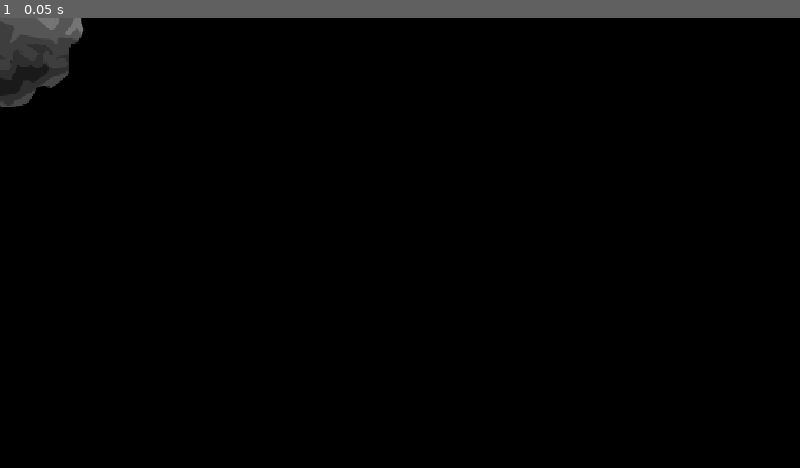
Above: before the commit, frame 1.
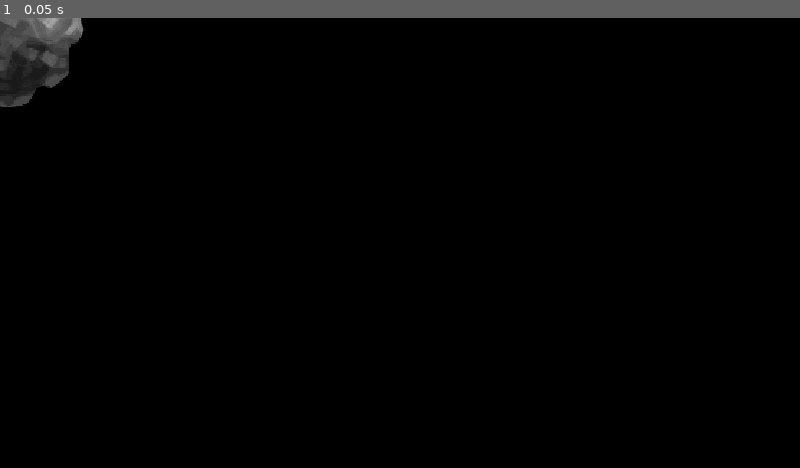
Above: after the commit, the same moment.

Repository: Proof-by-Combat/orbit-simulation
Game: Godot game, scene res://scenes/asteroid/asteroid.tscn
Same seed, same stepped clock (60 frames per second), same inputs: the game is played once before the commit and once after it. This scene is started directly instead of the project's main scene.
Inputs:
- Up to frame 1 (0.05 s): no input

The runs differ from the first frame. In frame 1, less than 0.1% of the frame differs, in the area x 1-10%, y 0-17%.

Commit message:
Asteroid splitting

Diff:
--- a/scenes/asteroid/asteroid.gd
+++ b/scenes/asteroid/asteroid.gd
@@ -1,14 +1,73 @@
 extends Attractee
 
+# TODO: Sometimes, it doesn't register that bullets hit (even tho it kills it)
+# TODO: Player shouldn't die by hitting a hazard moving away from them.
 class_name Asteroid
 
 var _angular_momentum: float = 0
+var _last_hit_angle: float = 0
 @onready var _sprite: Sprite2D = $"Sprite2D"
+
+const NUMBER_OF_OFFSPRING: int = 4
+const MAX_GENERATIONS: int = 3
+var generation: int = 0
+
+var max_health: float = 100
+@onready var health: float = max_health
+
+@onready var _explosion_scene: PackedScene = preload("uid://dcmp5jpyb5o1a")
+@onready var _asteroid_scene: PackedScene = preload("uid://78mw0o6fxyto")
 
 
 func simulate(delta: float) -> void:
 	_sprite.global_rotation += _angular_momentum * delta
 	super(delta)
+
+	if health <= 0:
+		_explode_and_die()
+
+
+func _split() -> void:
+	const AWAY_FORCE: float = 100
+	var away_distance: float = (_sprite.get_rect().size.x/4)
+	away_distance *= global_scale.x
+	var angle_offset: float = _last_hit_angle + (PI/2)
+
+	for i in range(NUMBER_OF_OFFSPRING):
+		var away_angle: float = (TAU / NUMBER_OF_OFFSPRING) * i
+		away_angle += angle_offset
+
+		var away := Vector2(cos(away_angle), sin(away_angle))
+		var away_normalized: Vector2 = away
+		away *= away_distance
+
+		var offspring: Asteroid = _asteroid_scene.instantiate()
+		offspring.global_position = global_position + away
+		offspring.global_scale = global_scale / 2
+		offspring.velocity = velocity + (away_normalized * AWAY_FORCE)
+		offspring.generation = generation + 1
+		offspring.max_health = max_health / 2
+
+		add_sibling(offspring)
+
+
+func _explode_and_die() -> void:
+	for i in range(5):
+		var half_size: Vector2 = _sprite.get_rect().size / 2
+		half_size *= global_scale
+
+		var explosion: OneShotParticle = _explosion_scene.instantiate()
+		explosion.global_position = global_position
+		explosion.global_position.x += randf_range(-half_size.x,half_size.x)
+		explosion.global_position.y += randf_range(-half_size.y,half_size.y)
+		explosion.scale = global_scale
+		explosion.z_index = z_index + 10
+		add_sibling(explosion)
+
+	if generation < 2:
+		_split()
+
+	queue_free()
 
 
 func deflect(other_pos: Vector2, other_velocity: Vector2) -> void:
@@ -25,6 +84,8 @@
 	var difference_sign: float = sign(difference)
 	var graze: float = PI - abs(difference)
 
+	_last_hit_angle = angle1
+
 	var final_rotation: float
 	final_rotation = graze * (-difference_sign)
 	final_rotation *= ROTATION_SCALAR
@@ -37,6 +98,7 @@
 
 func _on_hit_zone_area_entered(area: Area2D) -> void:
 	if area.owner == null: return
-	if !(area.owner is Bullet): return
 
-	deflect(area.owner.global_position, area.owner.velocity)
+	if (area.owner is Bullet):
+		health -= area.owner.damage
+		deflect(area.owner.global_position, area.owner.velocity)
--- a/scenes/bullet/bullet.gd
+++ b/scenes/bullet/bullet.gd
@@ -4,6 +4,8 @@
 
 var _small_burst_scene: PackedScene = preload("uid://3rjpyg8vtylb")
 var _age: float = 0
+
+var damage: float = 10
 
 
 func simulate(delta: float) -> void:
Binary file changed: scenes/asteroid/asteroid.png
Not shown, changed: scenes/asteroid/asteroid.kra
